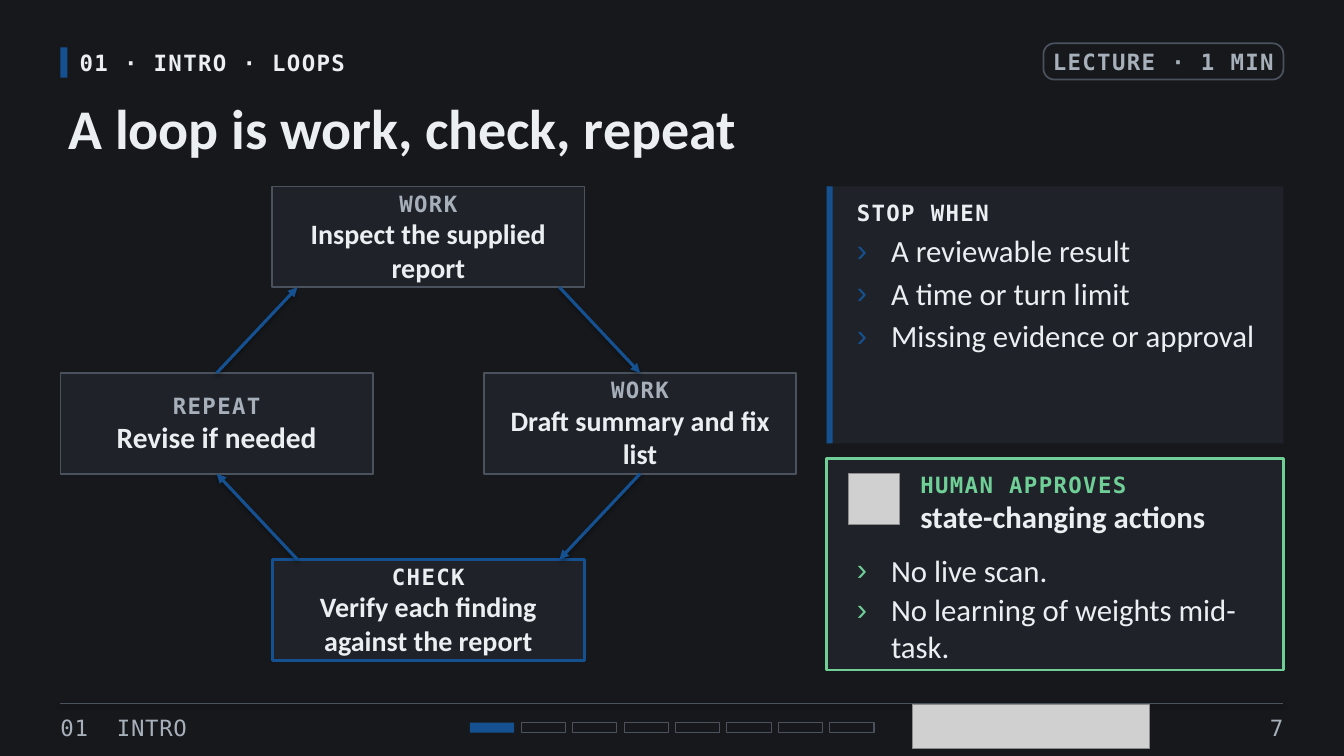
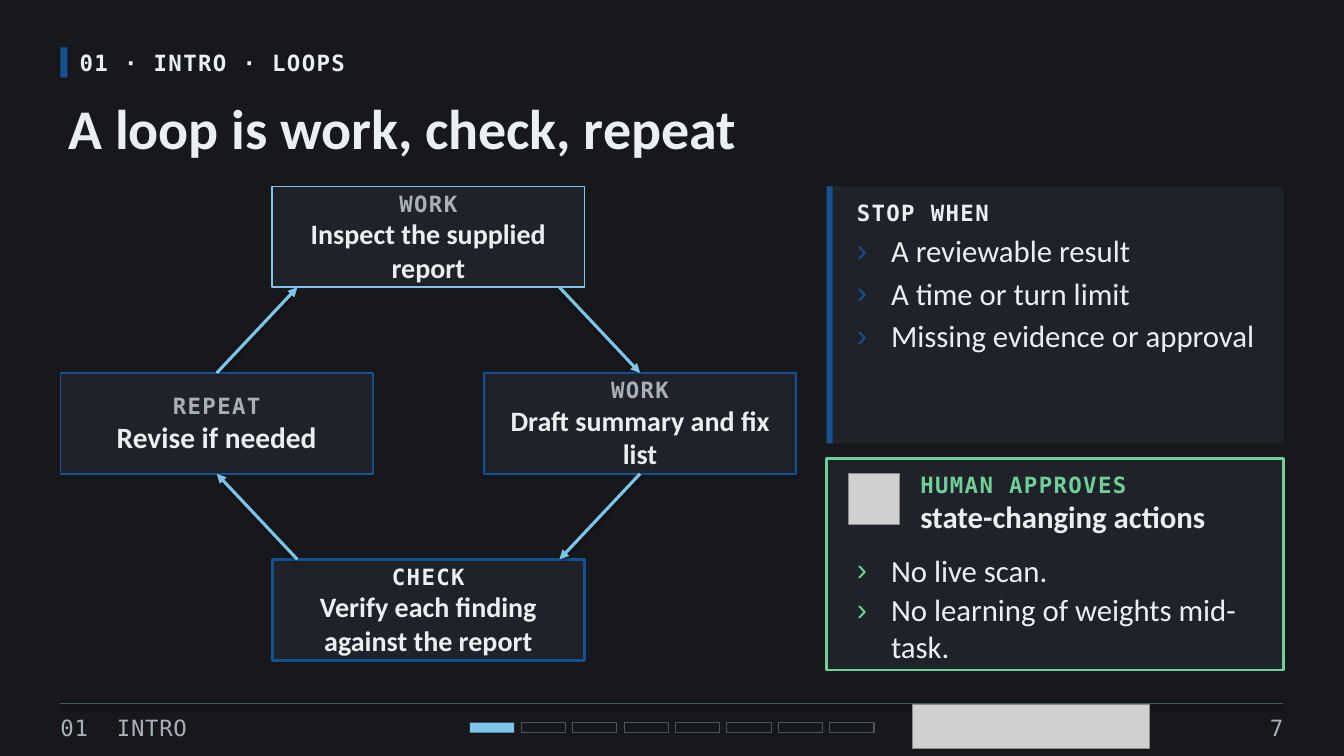
Before and after one commit to OCDEkr/Cite-Talk-2026, a slide deck: slide 7 of CITE-2026-AI-Cybersecurity-Workshop-With-Intro.pptx. Drawn at 1344x756 pixels with LibreOffice and Linux fonts; fonts in the diff are those of the drawing; grey boxes stand for pictures. Boxes give left, top, right and bottom in pixels: in the first picture for what was removed or moved away, otherwise in the second. Text is boxed around its words. In the diff, an @@ line names an element or a change of style, - is before the commit and + after.

```diff
--- a/CITE-2026-AI-Cybersecurity-Workshop-With-Intro.pptx
+++ b/CITE-2026-AI-Cybersecurity-Workshop-With-Intro.pptx
@@ rounded rectangle removed at (1044,43,1284,80) @@
-LECTURE · 1 MIN
@@ rectangle "WORK" at (272,187,585,287): outline #4A525D 1.25 pt to #7CC4E8 1.25 pt @@
@@ arrow (217, 373) - (297, 287): stroke #155191 2.25 pt to #7CC4E8 2.25 pt @@
@@ arrow (560, 287) - (640, 373): stroke #155191 2.25 pt to #7CC4E8 2.25 pt @@
@@ rectangle "REPEAT" at (60,373,373,474): outline #4A525D 1.25 pt to #155191 1.25 pt @@
@@ rectangle "WORK" at (484,373,797,474): outline #4A525D 1.25 pt to #155191 1.25 pt @@
@@ arrow (297, 560) - (217, 474): stroke #155191 2.25 pt to #7CC4E8 2.25 pt @@
@@ arrow (640, 474) - (560, 560): stroke #155191 2.25 pt to #7CC4E8 2.25 pt @@
@@ rectangle at (470,723,514,733): fill #155191 to #7CC4E8 @@
```
Also in this commit, not shown: 19 other slides changed.
